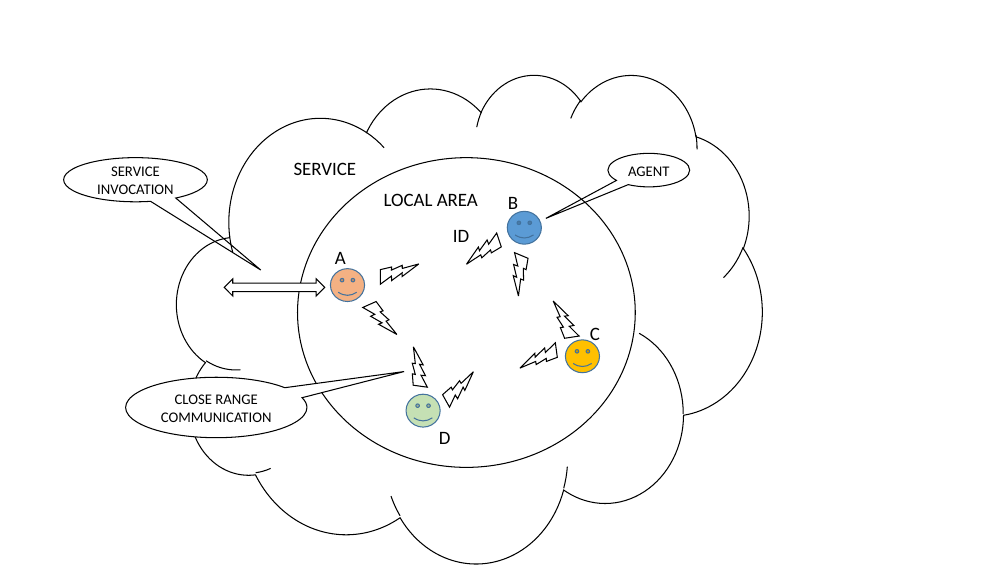
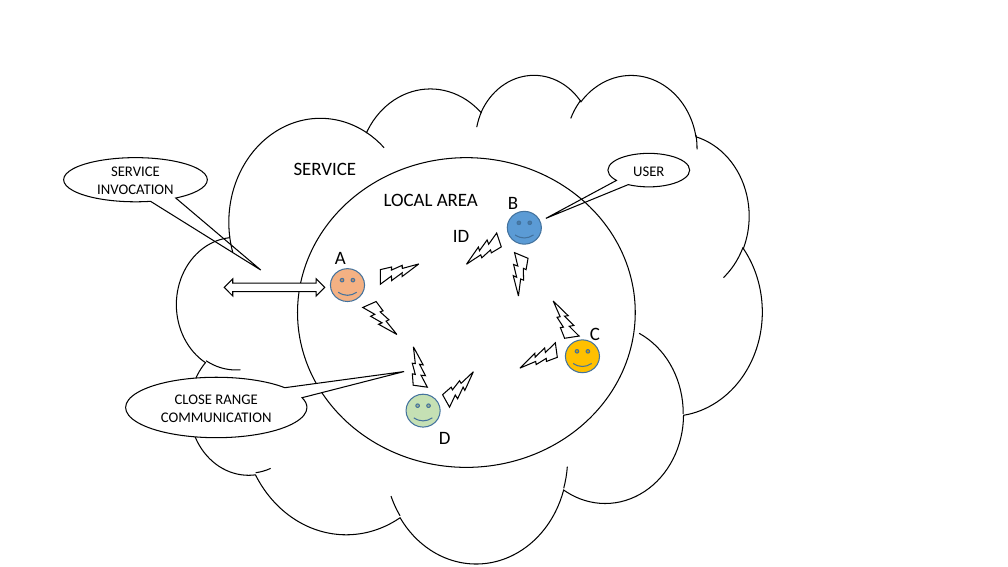
Before and after one commit to dialectek/Nimbus, a slide deck: slide 1 of doc/Nimbus_figures.pptx. Drawn at 1008x567 pixels with LibreOffice and Linux fonts; fonts in the diff are those of the drawing. Boxes give left, top, right and bottom in pixels: in the first picture for what was removed or moved away, otherwise in the second. Text is boxed around its words. In the diff, an @@ line names an element or a change of style, - is before the commit and + after.

```diff
--- a/doc/Nimbus_figures.pptx
+++ b/doc/Nimbus_figures.pptx
@@ text in speech bubble at bbox=[633, 166, 664, 176]: text changed @@
-AGENT
+USER
```
Also in this commit, not shown: 2 other files.
